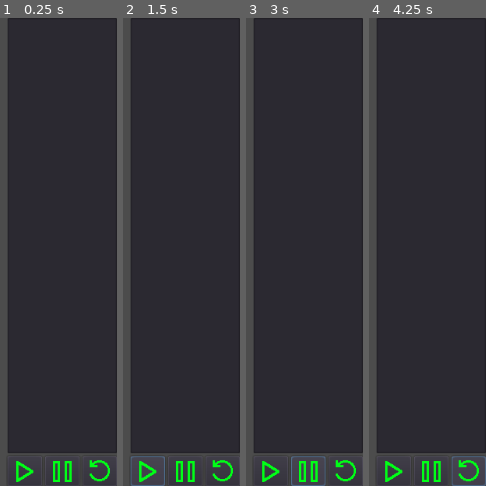
Above: before the commit, frames 1-4 (left to right).
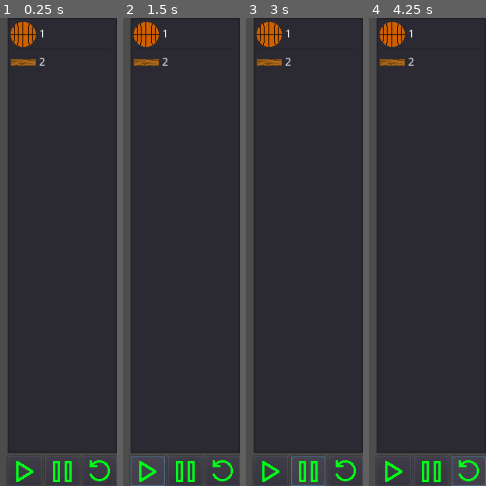
Above: after the commit, the same moments.

Repository: Doubi88/thingymajigsaw
Game: Godot game, scene res://Scenes/DefaultUI.tscn
Two runs of this game, one before a commit and one after it. Both use one fixed random seed, a clock stepped at 60 frames per second and the inputs below. Before the commit the project has no main scene; this scene is started directly in both runs.
Inputs (mouse positions are in pixels of both pictures, inside the frame that each line leads up to):
- Up to frame 1 (0.25 s): no input
- Up to frame 2 (1.5 s): click (147, 471) at 0.5 s; click (147, 471) at 1.25 s
- Up to frame 3 (3 s): click (270, 471) at 2 s; click (308, 471) at 2.75 s
- Up to frame 4 (4.25 s): click (468, 471) at 3.5 s

The runs differ from the first frame. In frame 1, 1.3% of the frame differs, in the area x 8-39%, y 0-11%; in frame 2, 1.3%; in frame 3, 1.3%; in frame 4, 1.3%.

Commit message:
Drag and Drop works

Diff:
--- /dev/null
+++ b/MachineObjects/Basketball.tscn
@@ -0,0 +1,24 @@
+[gd_scene load_steps=5 format=2]
+
+[ext_resource path="res://Sprites/Basketball.png" type="Texture" id=1]
+[ext_resource path="res://MachineObjects/Scripts/MachineObject.gd" type="Script" id=2]
+
+[sub_resource type="PhysicsMaterial" id=1]
+bounce = 0.5
+
+[sub_resource type="CircleShape2D" id=2]
+radius = 16.198
+
+[node name="Basketball" type="RigidBody2D"]
+input_pickable = true
+mass = 10.0
+physics_material_override = SubResource( 1 )
+script = ExtResource( 2 )
+displayName = "Basketball"
+
+[node name="CollisionShape2D" type="CollisionShape2D" parent="."]
+shape = SubResource( 2 )
+
+[node name="Sprite" type="Sprite" parent="."]
+texture = ExtResource( 1 )
+[connection signal="input_event" from="." to="." method="_on_MachineObject_input_event"]
--- /dev/null
+++ b/MachineObjects/Board.tscn
@@ -0,0 +1,21 @@
+[gd_scene load_steps=4 format=2]
+
+[ext_resource path="res://Sprites/Board.png" type="Texture" id=1]
+[ext_resource path="res://MachineObjects/Scripts/MachineObject.gd" type="Script" id=2]
+
+[sub_resource type="RectangleShape2D" id=1]
+extents = Vector2( 32.176, 8.22127 )
+
+[node name="Board" type="RigidBody2D"]
+input_pickable = true
+mode = 1
+script = ExtResource( 2 )
+displayName = "Wooden Board"
+isStatic = true
+
+[node name="Sprite" type="Sprite" parent="."]
+texture = ExtResource( 1 )
+
+[node name="CollisionShape2D" type="CollisionShape2D" parent="."]
+shape = SubResource( 1 )
+[connection signal="input_event" from="." to="." method="_on_MachineObject_input_event"]
--- /dev/null
+++ b/MachineObjects/Scripts/MachineObject.gd
@@ -0,0 +1,30 @@
+extends RigidBody2D
+
+class_name MachineObject
+
+export var displayName = ""
+
+var isActive = false
+var isDragging = false
+export var isStatic = false
+
+func _process(delta: float) -> void:
+	#print("static ", isStatic, " isActive ", isActive)
+	if (isStatic || !isActive):
+		mode = MODE_STATIC
+		var mousePos = get_global_mouse_position()
+		var collShape = get_node("CollisionShape2D")
+
+		if Input.is_mouse_button_pressed(BUTTON_LEFT):
+			var spriteRect = (get_node("Sprite") as Sprite).get_rect()
+			spriteRect.position += global_position
+			if spriteRect.has_point(mousePos):
+				isDragging = true
+		else:
+			isDragging = false
+	else:
+		mode = MODE_RIGID
+
+func _physics_process(delta: float) -> void:
+	if isDragging:
+		global_transform.origin = get_global_mouse_position()
--- a/Scenes/DefaultUI.tscn
+++ b/Scenes/DefaultUI.tscn
@@ -15,9 +15,12 @@
 }
 
 [node name="HUD" parent="Background" instance=ExtResource( 1 )]
+levelFileName = "res://levels/test.lvl"
 
 [node name="DropArea" type="Area2D" parent="."]
 position = Vector2( 440.447, 297.95 )
 
 [node name="DropAreaShape" type="CollisionShape2D" parent="DropArea"]
 shape = SubResource( 1 )
+
+[node name="MachineObjects" type="Node2D" parent="."]
--- a/Scenes/HUD.tscn
+++ b/Scenes/HUD.tscn
@@ -1,8 +1,9 @@
-[gd_scene load_steps=13 format=2]
+[gd_scene load_steps=14 format=2]
 
 [ext_resource path="res://Sprites/ResetButton.png" type="Texture" id=1]
 [ext_resource path="res://Sprites/PauseButton.png" type="Texture" id=2]
 [ext_resource path="res://Sprites/PlayButton.png" type="Texture" id=3]
+[ext_resource path="res://Scripts/AvailableObjectsList.gd" type="Script" id=4]
 
 [sub_resource type="AtlasTexture" id=1]
 flags = 4
@@ -22,38 +23,38 @@
 frame_1/texture = SubResource( 2 )
 frame_1/delay_sec = 0.0
 
-[sub_resource type="AtlasTexture" id=5]
+[sub_resource type="AtlasTexture" id=4]
 flags = 4
 atlas = ExtResource( 2 )
 region = Rect2( 0, 0, 32, 32 )
 
-[sub_resource type="AtlasTexture" id=6]
+[sub_resource type="AtlasTexture" id=5]
 flags = 4
 atlas = ExtResource( 2 )
 region = Rect2( 32, 0, 32, 32 )
 
-[sub_resource type="AnimatedTexture" id=4]
+[sub_resource type="AnimatedTexture" id=6]
 flags = 4
 frames = 2
-frame_0/texture = SubResource( 5 )
-frame_1/texture = SubResource( 6 )
+frame_0/texture = SubResource( 4 )
+frame_1/texture = SubResource( 5 )
 frame_1/delay_sec = 0.0
+
+[sub_resource type="AtlasTexture" id=7]
+flags = 4
+atlas = ExtResource( 1 )
+region = Rect2( 0, 0, 32, 32 )
 
 [sub_resource type="AtlasTexture" id=8]
 flags = 4
 atlas = ExtResource( 1 )
-region = Rect2( 0, 0, 32, 32 )
-
-[sub_resource type="AtlasTexture" id=9]
-flags = 4
-atlas = ExtResource( 1 )
 region = Rect2( 32, 0, 32, 32 )
 
-[sub_resource type="AnimatedTexture" id=7]
+[sub_resource type="AnimatedTexture" id=9]
 flags = 4
 frames = 2
-frame_0/texture = SubResource( 8 )
-frame_1/texture = SubResource( 9 )
+frame_0/texture = SubResource( 7 )
+frame_1/texture = SubResource( 8 )
 frame_1/delay_sec = 0.0
 
 [node name="HUD" type="MarginContainer"]
@@ -62,6 +63,8 @@
 anchor_bottom = 1.0
 margin_left = -140.0
 rect_min_size = Vector2( 66, 0 )
+mouse_filter = 1
+script = ExtResource( 4 )
 __meta__ = {
 "_edit_use_anchors_": false
 }
@@ -73,8 +76,11 @@
 [node name="ItemList" type="ItemList" parent="VBoxContainer"]
 margin_right = 140.0
 margin_bottom = 558.0
+mouse_filter = 1
 size_flags_vertical = 3
-fixed_column_width = 1
+custom_colors/font_color_selected = Color( 0.294118, 0.294118, 0.294118, 1 )
+custom_colors/font_color = Color( 1, 1, 1, 1 )
+fixed_icon_size = Vector2( 32, 32 )
 
 [node name="Buttons" type="HBoxContainer" parent="VBoxContainer"]
 margin_top = 562.0
@@ -84,16 +90,20 @@
 [node name="Play" type="Button" parent="VBoxContainer/Buttons"]
 margin_right = 44.0
 margin_bottom = 38.0
+mouse_filter = 1
 icon = SubResource( 3 )
 
 [node name="Pause" type="Button" parent="VBoxContainer/Buttons"]
 margin_left = 48.0
 margin_right = 92.0
 margin_bottom = 38.0
-icon = SubResource( 4 )
+mouse_filter = 1
+icon = SubResource( 6 )
 
 [node name="Reset" type="Button" parent="VBoxContainer/Buttons"]
 margin_left = 96.0
 margin_right = 140.0
 margin_bottom = 38.0
-icon = SubResource( 7 )
+mouse_filter = 1
+icon = SubResource( 9 )
+[connection signal="pressed" from="VBoxContainer/Buttons/Play" to="." method="_on_Play_pressed"]
--- /dev/null
+++ b/Scenes/ObjectsTest.tscn
@@ -0,0 +1,18 @@
+[gd_scene load_steps=3 format=2]
+
+[ext_resource path="res://MachineObjects/Basketball.tscn" type="PackedScene" id=1]
+[ext_resource path="res://MachineObjects/Board.tscn" type="PackedScene" id=2]
+
+
+
+[node name="Node2D" type="Node2D"]
+
+[node name="Basketball" parent="." instance=ExtResource( 1 )]
+position = Vector2( 453.652, 158.053 )
+
+[node name="Board" parent="." instance=ExtResource( 2 )]
+position = Vector2( 455.503, 245.032 )
+rotation = 0.352203
+
+[node name="Board2" parent="." instance=ExtResource( 2 )]
+position = Vector2( 525.066, 258.04 )
--- /dev/null
+++ b/Scripts/AvailableObjectsList.gd
@@ -0,0 +1,103 @@
+extends Node
+
+class_name AvailableObjectsList
+
+export(String, FILE, "*.lvl") var levelFileName = ""
+
+var machineObjects = []
+var objectCounts = []
+var selectedItem: MachineObject
+var running = false
+
+func _ready() -> void:
+	readLevelFile()
+
+	var itemList = get_node("VBoxContainer/ItemList")
+
+	for i in range(machineObjects.size()):
+		itemList.add_item(str(objectCounts[i]), machineObjects[i].get_node("Sprite").texture, true)
+
+func _process(delta: float) -> void:
+	if !running:
+		var itemList = get_node("VBoxContainer/ItemList")
+		if Input.is_mouse_button_pressed(BUTTON_LEFT):
+			if selectedItem == null:
+				var pos = itemList.get_local_mouse_position()
+				var item = itemList.get_item_at_position(pos, true)
+				if (item >= 0):
+					selectedItem = spawnItemAtCursor(item)
+					selectedItem.isDragging = true
+		else:
+			if (selectedItem != null):
+				selectedItem.isDragging = false
+				selectedItem = null
+
+
+
+func spawnItemAtCursor(itemIndex: int) -> MachineObject:
+	var newItem = machineObjects[itemIndex].duplicate() as MachineObject
+	var itemList = get_node("VBoxContainer/ItemList")
+	if (objectCounts[itemIndex] == 1):
+		machineObjects.remove(itemIndex)
+		objectCounts.remove(itemIndex)
+		itemList.remove_item(itemIndex)
+	else:
+		objectCounts[itemIndex] -= 1
+		itemList.set_item_text(itemIndex, str(objectCounts[itemIndex]))
+
+	newItem.isActive = false
+	var machineObjectsNode = get_parent().owner
+	print(machineObjectsNode.name)
+	machineObjectsNode = machineObjectsNode.get_node("MachineObjects")
+	machineObjectsNode.add_child(newItem, true)
+
+	return newItem
+
+func readLevelFile():
+	var itemList = get_node("VBoxContainer/ItemList")
+	var text = load_text_file(levelFileName)
+	if text != null:
+		var lines = text.split("\n", false)
+		for line in lines:
+			var cols = line.split(" ")
+			var objectScene = load("res://MachineObjects/" + cols[0] + ".tscn")
+			var machineObject : MachineObject = objectScene.instance()
+
+			var count = cols[1].to_int()
+			machineObjects.append(machineObject)
+			objectCounts.append(count)
+	else:
+		get_tree().quit()
+
+func load_text_file(path):
+	var f = File.new()
+	var err = f.open(path, File.READ)
+	if err != OK:
+		var error = "Could not open file \"" + path + "\""
+		if err == ERR_FILE_NOT_FOUND:
+			error += ", File not found"
+		else:
+			error += ", error code " + str(err)
+		OS.alert(error, "Error opening level file")
+		return null
+	var text = f.get_as_text()
+	f.close()
+	return text
+
+func save_text_file(text, path):
+	var f = File.new()
+	var err = f.open(path, File.WRITE)
+	if err != OK:
+		printerr("Could not write file, error code ", err)
+		return
+	f.store_string(text)
+	f.close()
+
+func _on_Play_pressed() -> void:
+	var objectsNode = owner.get_node("MachineObjects")
+	var items = objectsNode.get_children()
+	for item in items:
+		item.isActive = true
+		print("isActive of ", item.displayName, " = ", item.isActive)
+	running = true
+	(get_node("VBoxContainer/Buttons/Play").icon as AnimatedTexture).current_frame = 1
--- a/Sprites/Basketball.tscn
+++ /dev/null
@@ -1,3 +0,0 @@
-[gd_scene format=2]
-
-[node name="Basketball" type="RigidBody2D"]
--- a/project.godot
+++ b/project.godot
@@ -8,15 +8,27 @@
 
 config_version=4
 
-_global_script_classes=[  ]
+_global_script_classes=[ {
+"base": "Node",
+"class": "AvailableObjectsList",
+"language": "GDScript",
+"path": "res://Scripts/AvailableObjectsList.gd"
+}, {
+"base": "RigidBody2D",
+"class": "MachineObject",
+"language": "GDScript",
+"path": "res://MachineObjects/Scripts/MachineObject.gd"
+} ]
 _global_script_class_icons={
-
+"AvailableObjectsList": "",
+"MachineObject": ""
 }
 
 [application]
 
 config/name="The Credible Machine"
-config/icon="res://icon.png"
+run/main_scene="res://Scenes/DefaultUI.tscn"
+config/icon="res://Sprites/Basketball.png"
 
 [rendering]
 
Binary file changed: Sprites/Basketball.png
Binary file added: Sprites/Board.png
Not shown, added: Sprites/Board.png.import
Not shown, added: levels/test.lvl
Not shown, changed: Sprites/Basketball.xcf
Not shown, added: Sprites/Board.xcf
